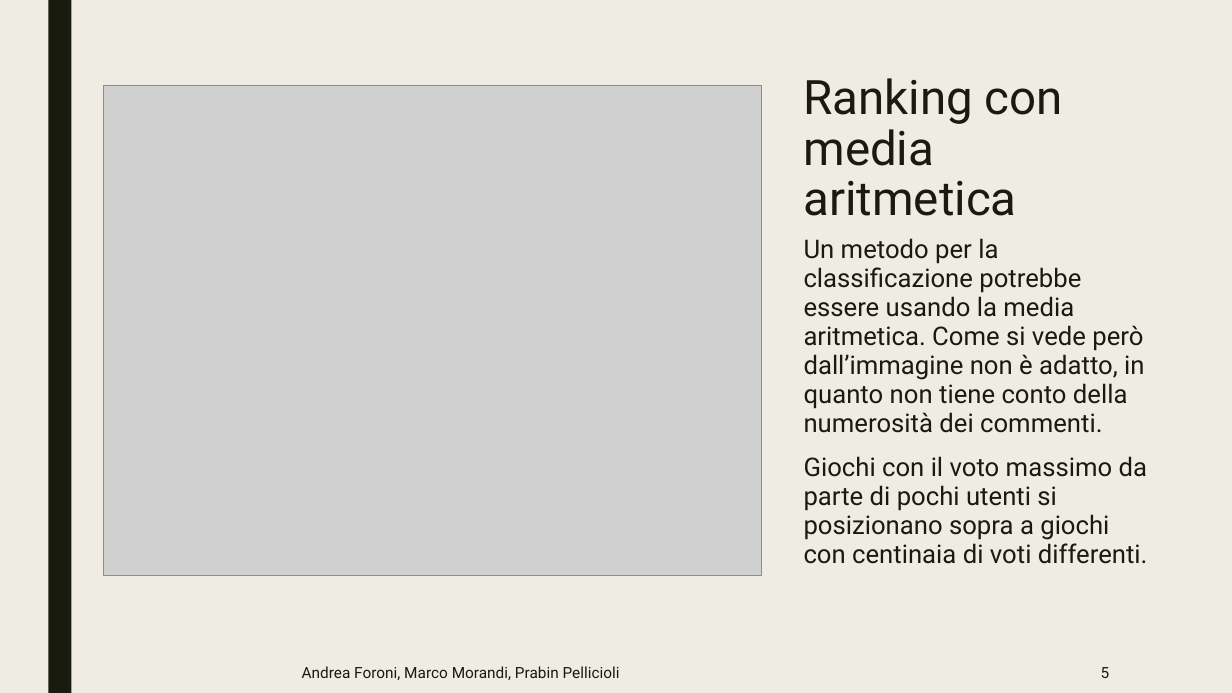
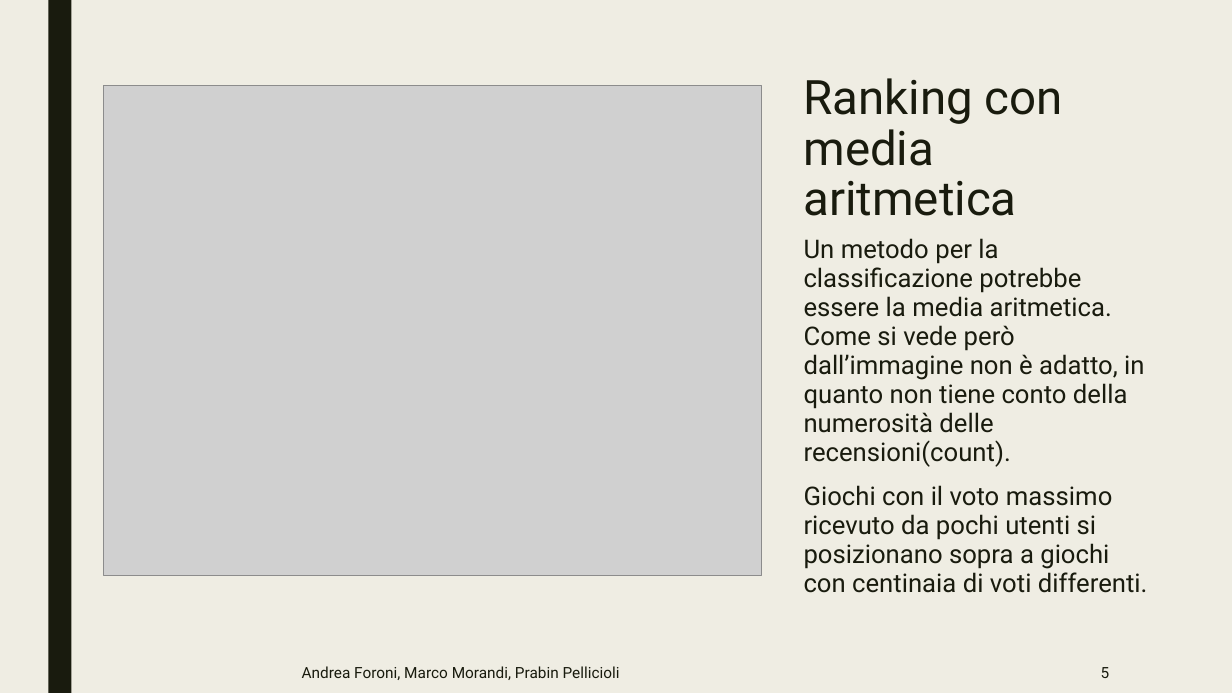
Before and after one commit to Praiban/Boardgamegeek, a slide deck: slide 5 of presentazione.pptx. Drawn at 1232x693 pixels with LibreOffice and Linux fonts; fonts in the diff are those of the drawing; grey boxes stand for pictures. Boxes give left, top, right and bottom in pixels: in the first picture for what was removed or moved away, otherwise in the second. Text is boxed around its words. In the diff, an @@ line names an element or a change of style, - is before the commit and + after.

```diff
--- a/presentazione.pptx
+++ b/presentazione.pptx
@@ text at bbox=[804, 238, 1148, 593]: text changed @@
-Un metodo per la classificazione potrebbe essere usando la media aritmetica. Come si vede però dall’immagine non è adatto, in quanto non tiene conto della numerosità dei commenti.
-Giochi con il voto massimo da parte di pochi utenti si posizionano sopra a giochi con centinaia di voti differenti.
+Un metodo per la classificazione potrebbe essere la media aritmetica. Come si vede però dall’immagine non è adatto, in quanto non tiene conto della numerosità delle recensioni(count).
+Giochi con il voto massimo ricevuto da pochi utenti si posizionano sopra a giochi con centinaia di voti differenti.
```
Also in this commit, not shown: 9 other slides changed.
